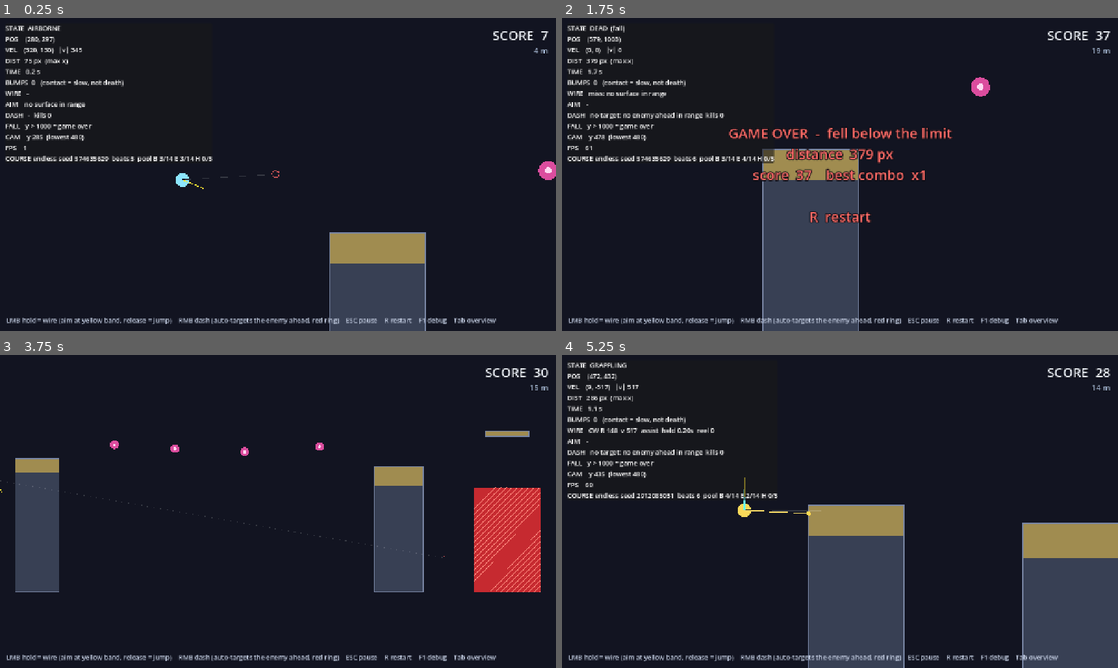
Above: before the commit, frames 1-4 (two rows, left to right).
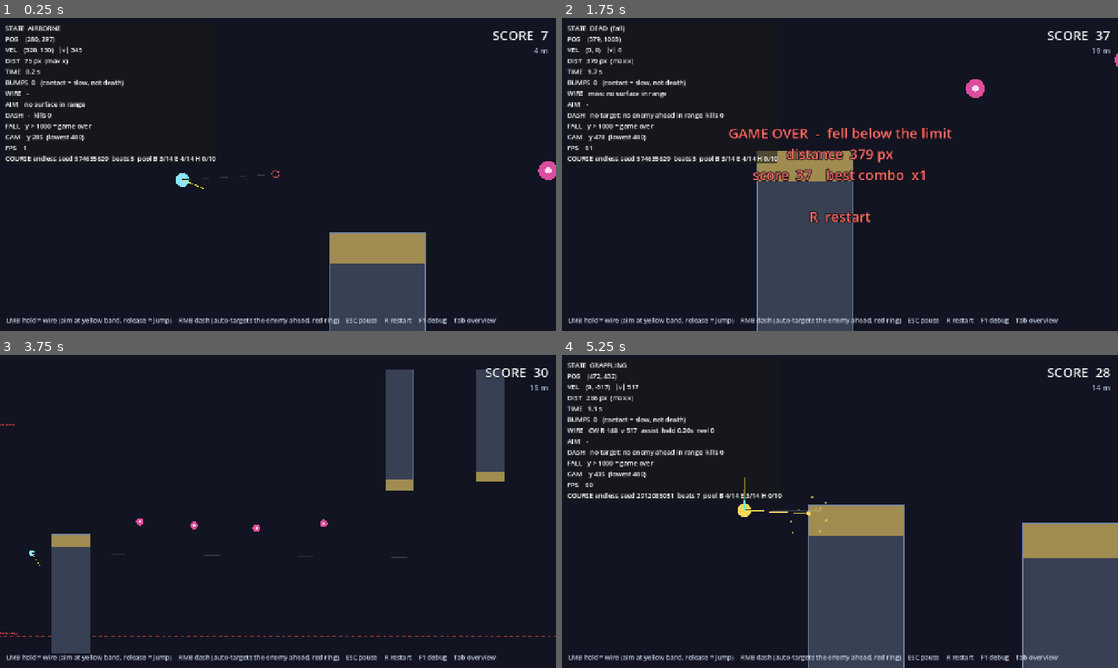
Above: after the commit, the same moments.

Repository: Taegrim/ProjectSlash
Game: Godot game, scene res://scenes/endless.tscn
The game is run twice, just before and just after one commit, with the same random seed, the same clock (stepped at 60 frames per second) and the same inputs.
Inputs (mouse positions are in pixels of both pictures, inside the frame that each line leads up to):
- Up to frame 1 (0.25 s): no input
- Up to frame 2 (1.75 s): tap Enter at 0.5 s; move the mouse to (962, 158) at 0.52 s; hold Right 0.53-1.28 s; hold Right mouse button (dash) 0.53-1.28 s; click (962, 158) at 0.8 s; move the mouse to (728, 190) at 1.27 s; hold Down from 1.28 s (still down); click (728, 190) at 1.35 s; right-click (728, 190) at 1.55 s
- Up to frame 3 (3.75 s): move the mouse to (333, 442) at 2.02 s; release Down at 2.03 s; hold Right 2.03-2.78 s; hold Right mouse button (dash) 2.03-2.78 s; click (333, 442) at 2.3 s; tap R (restart) at 2.75 s; move the mouse to (250, 574) at 2.77 s; hold Up 2.78-3.53 s; click (250, 574) at 2.85 s; right-click (250, 574) at 3.05 s; move the mouse to (444, 558) at 3.52 s; hold Left from 3.53 s (still down); hold Tab (toggle_overview) from 3.53 s (still down)
- Up to frame 4 (5.25 s): click (1006, 558) at 3.8 s; tap R (restart) at 4.15 s; move the mouse to (673, 464) at 4.27 s; release Tab (toggle_overview) at 4.28 s; right-click (673, 464) at 4.35 s; move the mouse to (867, 511) at 5.02 s; release Left at 5.03 s; press the mouse at (867, 511) at 5.03 s; hold Down from 5.03 s (still down)

The runs differ from the first frame. In frame 1, less than 0.1% of the frame differs, in the area x 32-39%, y 44-46%; in frame 2, 1.6%; in frame 3, 17%, in the area x 0-100%, y 4-96%; in frame 4, less than 0.1%.

Commit message:
feat: 위험 장애물·시각 효과·효과음과 천장·종유석 구조물
- 돌진 궤적, 베기 섬광·파편, 화면 흔들림, 히트스톱, 와이어 불꽃, 사망 파편 (노드 재사용)
- 합성 효과음 6종(와이어 연결·해제, 돌진, 베기, 사망, 콤보)과 생성 도구
- 새 위험 장애물: 지붕 가시, 위아래로 움직이는 기둥 (무한 코스 비트에 섞고 풀링)
- 천장(넘으면 게임 오버)과 천장에 매달린 종유석 구조물, 위로 돌진한 뒤 솟는 속도 제한
- 봇 통과 확인을 16시드로, 공중 구조물 아래 위험 구역 깊이 조정, 관련 테스트 추가

Diff:
--- a/resources/dash_tuning.gd
+++ b/resources/dash_tuning.gd
@@ -23,5 +23,8 @@
 ## 이 값 하나만 바꾸면 된다: 에디터에서 resources/default_dash.tres 를 열고 인스펙터의 Post Dash Velocity Policy 를
 ## Gradual Deceleration 으로 고르면 점진 감속(아래 post_dash_deceleration 사용)으로 돌아간다. 코드 수정 필요 없음
 @export var post_dash_velocity_policy: PostDashVelocityPolicy = PostDashVelocityPolicy.IMMEDIATE_CAP
+## 돌진이 끝날 때 위로 솟는 속도 상한 (px/s). 아래에서 위의 적을 베면 그 기세로 너무 높이 올라가던 문제
+## (v0.2-3 리뷰: "아래서 위로 돌진할 때 너무 높이 올라감") — 체공 전체 상한(1100)만으로는 위로 900 넘게 남았다
+@export var max_exit_up_speed: float = 300.0
 ## 점진 감속(GRADUAL_DECELERATION)일 때만 쓰는 감속도 (px/s²) — PostDashDeceleration
 @export var post_dash_deceleration: float = 2400.0
--- a/scripts/course_base.gd
+++ b/scripts/course_base.gd
@@ -12,6 +12,11 @@
 ## 하단 사망 판정선 (월드 Y)
 func get_fall_limit_y() -> float:
 	return 1000.0
+
+
+## 천장 (월드 Y). 이보다 위로 올라가면 게임 오버. 없으면 -INF (고정 테스트 코스)
+func get_ceiling_y() -> float:
+	return -INF
 
 
 ## 결승선 (월드 X). 없으면 INF (무한 코스)
--- a/scripts/dash_controller.gd
+++ b/scripts/dash_controller.gd
@@ -154,6 +154,7 @@
 	_restore_mask()
 	target = null
 	player.velocity = exit_velocity
+	player.velocity.y = maxf(player.velocity.y, -tuning.max_exit_up_speed)  # 위로 솟는 기세 제한
 	if player.state == PlayerController.State.DASHING:
 		player.set_state(PlayerController.State.AIRBORNE)
 	# 돌진 종료 후 속도 정책 (§7.3): A안 즉시 상한 / B안 짧은 시간에 걸쳐 감속
--- a/scripts/endless_course.gd
+++ b/scripts/endless_course.gd
@@ -21,11 +21,14 @@
 ## 풀에 둔 물체를 치워 두는 곳
 const PARKING := Vector2(-100000, -100000)
 const FALL_LINE_COLOR := Color(1.0, 0.3, 0.3, 0.8)
-## 공중 구조물 밑면에서 위험 구역 윗면까지 최소 거리 = 최대 스윙 반지름 220 + 플레이어 반지름·여유 40
-const SAFE_SWING_DEPTH := 260.0
+## 공중 구조물 밑면에서 위험 구역 윗면까지 최소 거리. 멀리서(약 380px) 걸면 로프를 다 감기 전에 원이 그만큼 깊이 내려가므로
+## 최대 스윙 반지름(220)이 아니라 걸 수 있는 거리 + 여유로 잡는다 (v0.2-3 2차: 260 이면 먼 연결에서 위험 구역에 닿음)
+const SAFE_SWING_DEPTH := 400.0
 
 @export var spawn := Vector2(200, 280)
 @export var fall_limit_y := 1000.0
+## 천장 (월드 Y): 이보다 위로 올라가면 게임 오버. 종유석 구조물이 여기에 매달린다 (v0.2-3 리뷰)
+@export var ceiling_y := -220.0
 ## 0 이면 실행마다 무작위 (디버그 표시의 COURSE 줄에 실제 시드가 나온다)
 @export var seed := 0
 @export_group("배치 규칙")
@@ -35,8 +38,18 @@
 @export_range(0.0, 1.0) var switch_chance := 0.7
 ## 건물 비트가 '위험 구역 위 공중 구조물'일 확률
 @export_range(0.0, 1.0) var aerial_chance := 0.25
+## 건물 비트가 '천장에 매달린 종유석 구조물'일 확률 (높이 날 때 걸 곳, 밑에서 걸어 반시계로 돈다)
+@export_range(0.0, 1.0) var hanging_chance := 0.3
+## 바로 앞이 적 비트일 때의 종유석 확률 — 돌진 뒤에는 높이 떠 있어 솟은 건물에 걸기 어렵다
+@export_range(0.0, 1.0) var hanging_after_enemy_chance := 0.6
 ## 적 비트에 적이 2명 나올 확률
 @export_range(0.0, 1.0) var double_enemy_chance := 0.4
+## 솟은 건물 지붕에 가시가 깔릴 확률 (그 지붕에 내려앉으면 사망, v0.2-3)
+@export_range(0.0, 1.0) var roof_spike_chance := 0.2
+## 솟은 건물 앞 틈에 위아래로 움직이는 위험 기둥이 설 확률 (v0.2-3)
+@export_range(0.0, 1.0) var gap_pillar_chance := 0.2
+## 새 위험 장애물은 이만큼의 비트가 지난 뒤부터 (처음엔 익숙해질 시간)
+@export var hazard_free_beats := 4
 @export_group("풀")
 ## 플레이어 앞쪽으로 미리 만들어 두는 거리 (px)
 @export var look_ahead := 2600.0
@@ -44,7 +57,7 @@
 @export var recycle_behind := 1000.0
 @export var building_pool := 14
 @export var enemy_pool := 14
-@export var hazard_pool := 5
+@export var hazard_pool := 10
 
 var rng := RandomNumberGenerator.new()
 ## 만든 비트 종류 기록 ("B" 건물, "E" 적) — 테스트·디버그용
@@ -94,6 +107,10 @@
 	return fall_limit_y
 
 
+func get_ceiling_y() -> float:
+	return ceiling_y
+
+
 func get_buildings() -> Array[Building]:
 	var result: Array[Building] = []
 	for node in _active:
@@ -148,7 +165,10 @@
 		# 공중 구조물(+위험 구역)은 솟은 건물 바로 뒤에만: 건물에서 위로 튀어 오른 높이로 들어가야 걸 수 있다.
 		# 적 뒤에 두면 아래쪽 적을 벤 돌진이 플레이어를 아래로 보내 위험 구역에 바로 떨어진다 (봇 탐색에서 확인)
 		var after_rising := _run_kind == "B" and not _last_aerial and history.size() > 1
-		if after_rising and rng.randf() < aerial_chance:
+		var hang_chance := hanging_after_enemy_chance if _run_kind == "E" else hanging_chance
+		if history.size() > 1 and rng.randf() < hang_chance:
+			_hanging_beat()
+		elif after_rising and rng.randf() < aerial_chance:
 			_aerial_beat()
 		else:
 			_building_beat()
@@ -173,12 +193,45 @@
 
 ## 솟은 건물: 직전 높이 근처의 지붕, 공중에서 닿을 만한 간격
 func _building_beat() -> void:
-	var x := _cursor_x + rng.randf_range(260.0, 380.0)
+	var gap := rng.randf_range(260.0, 380.0)
+	var x := _cursor_x + gap
 	var roof := clampf(_lane_y + rng.randf_range(-90.0, 70.0), 300.0, 470.0)
 	var width := rng.randf_range(200.0, 260.0)
 	_place_building(Vector2(x, roof), width, rng.randf_range(70.0, 120.0))
+	var hazards_allowed := history.size() >= hazard_free_beats
+	if hazards_allowed and rng.randf() < gap_pillar_chance:
+		# 틈의 위험 기둥: 꼭대기가 띠 아래(지붕 +120 ~ +280)에서 오르내린다 — 띠에 걸고 넘어가면 닿지 않는 높이
+		var pillar: Hazard = _take("H")
+		pillar.size = Vector2(40.0, 700.0)
+		pillar.position = Vector2(x - gap * 0.5 - 20.0, roof + 200.0)
+		pillar.set_pooled(true)
+		pillar.start_bob(80.0, rng.randf_range(1.8, 2.8), rng.randf_range(0.0, 2.0))
+		_active.append(pillar)
+	if hazards_allowed and rng.randf() < roof_spike_chance:
+		# 지붕 가시: 왼쪽 30px 는 비워 둔다 (벽 띠를 노리는 조준선을 가리지 않게)
+		var spikes: Hazard = _take("H")
+		spikes.style = 1
+		spikes.size = Vector2(width - 40.0, 14.0)
+		spikes.position = Vector2(x + 30.0, roof - 14.0)
+		spikes.set_pooled(true)
+		_active.append(spikes)
 	_cursor_x = x + width
 	_lane_y = roof
+	_last_aerial = false
+
+
+## 천장에 매달린 종유석 구조물: 밑쪽 60px 만 띠. 밑에서 걸어 반시계로 돌며 넘는다 (돌진 뒤 높이 떠 있을 때 걸 곳)
+func _hanging_beat() -> void:
+	var x := _cursor_x + rng.randf_range(240.0, 360.0)
+	var bottom := clampf(_lane_y - rng.randf_range(150.0, 250.0), 40.0, 260.0)
+	var width := rng.randf_range(120.0, 180.0)
+	var top := ceiling_y - 300.0  # 천장 위 화면 밖까지 이어지게
+	var hanging := _place_building(Vector2(x, top), width, 60.0, true)
+	hanging.size = Vector2(width, bottom - top)
+	hanging.attach_band_top = hanging.size.y - 60.0
+	hanging.attach_band_depth = 60.0
+	_cursor_x = x + width
+	_lane_y = clampf(bottom + 180.0, 300.0, 470.0)
 	_last_aerial = false
 
 
@@ -188,7 +241,7 @@
 	var y := clampf(_lane_y - rng.randf_range(120.0, 200.0), 160.0, 300.0)
 	_place_building(Vector2(x, y), 220.0, 30.0, true)
 	# 위험 구역 윗면은 '밑면 + 최대 스윙 반지름 + 여유' 아래: 제대로 건 진자는 위험 구역에 닿지 않는다
-	var hazard_top := clampf(y + 30.0 + SAFE_SWING_DEPTH, 560.0, 780.0)
+	var hazard_top := clampf(y + 30.0 + SAFE_SWING_DEPTH, 560.0, 820.0)
 	var hazard: Hazard = _take("H")
 	hazard.position = Vector2(x - 60.0, hazard_top)
 	hazard.size = Vector2(340.0, GROUND_Y - hazard_top)
@@ -273,5 +326,8 @@
 
 func _draw() -> void:
 	draw_dashed_line(Vector2(-400.0, fall_limit_y), Vector2(_cursor_x + 400.0, fall_limit_y), FALL_LINE_COLOR, 3.0, 18.0)
+	draw_dashed_line(Vector2(-400.0, ceiling_y), Vector2(_cursor_x + 400.0, ceiling_y), FALL_LINE_COLOR, 3.0, 18.0)
+	draw_string(ThemeDB.fallback_font, Vector2(spawn.x, ceiling_y + 22), "CEILING (game over above)",
+			HORIZONTAL_ALIGNMENT_LEFT, -1, 16, FALL_LINE_COLOR)
 	draw_string(ThemeDB.fallback_font, Vector2(spawn.x, fall_limit_y - 10), "FALL LIMIT (game over below)",
 			HORIZONTAL_ALIGNMENT_LEFT, -1, 16, FALL_LINE_COLOR)
--- /dev/null
+++ b/scripts/fx.gd
@@ -0,0 +1,173 @@
+## 시각 효과 (v0.2-3) — 돌진 궤적, 베기 파편·섬광, 와이어 연결 불꽃, 사망 터짐, 화면 흔들림, 히트스톱.
+## 오브젝트 풀링: 파티클·궤적 노드를 시작할 때 미리 만들어 두고 돌려 쓴다 (플레이 중 생성·삭제 없음).
+## 파티클은 CPUParticles2D (Compatibility·웹에서 확실히 동작).
+## 히트스톱(벨 때 아주 잠깐 느려짐)은 화면 연출이라 헤드리스 실행(테스트·검증)에서는 하지 않는다 — 프레임 수로 재는 테스트가 흔들리지 않게.
+class_name FX
+extends Node2D
+
+const SLASH_COLOR := Color(1.0, 0.55, 0.75)
+const TRAIL_COLOR := Color(1.0, 0.6, 0.4)
+const SPARK_COLOR := Color(1.0, 0.85, 0.35)
+const DEATH_COLOR := Color(0.55, 0.9, 1.0)
+const BURSTS := 8
+const TRAILS := 3
+
+@export var hit_stop_seconds := 0.06
+@export var hit_stop_scale := 0.05
+@export var slash_shake := 7.0
+@export var death_shake := 14.0
+@export var trail_fade := 0.35
+
+var _player: PlayerController
+var _camera: Camera2D
+var _bursts: Array[CPUParticles2D] = []
+var _next_burst := 0
+var _trails: Array[Line2D] = []
+var _next_trail := 0
+var _active_trail: Line2D
+var _slash_lines: Array[Line2D] = []
+var _shake_time := 0.0
+var _shake_total := 0.0
+var _shake_strength := 0.0
+
+
+func _ready() -> void:
+	for i in BURSTS:
+		var burst := CPUParticles2D.new()
+		burst.emitting = false
+		burst.one_shot = true
+		burst.explosiveness = 1.0
+		burst.lifetime = 0.5
+		burst.local_coords = false
+		burst.gravity = Vector2(0, 700)
+		burst.scale_amount_min = 3.0
+		burst.scale_amount_max = 6.0
+		var fade := Gradient.new()
+		fade.set_color(0, Color.WHITE)
+		fade.set_color(1, Color(1, 1, 1, 0))
+		burst.color_ramp = fade
+		add_child(burst)
+		_bursts.append(burst)
+	for i in TRAILS:
+		var trail := Line2D.new()
+		trail.width = 12.0
+		trail.default_color = TRAIL_COLOR
+		trail.begin_cap_mode = Line2D.LINE_CAP_ROUND
+		trail.end_cap_mode = Line2D.LINE_CAP_ROUND
+		var taper := Curve.new()
+		taper.add_point(Vector2(0, 0.2))
+		taper.add_point(Vector2(1, 1))
+		trail.width_curve = taper
+		trail.visible = false
+		add_child(trail)
+		_trails.append(trail)
+		var cut := Line2D.new()  # 적을 가르는 섬광 선
+		cut.width = 5.0
+		cut.default_color = Color.WHITE
+		cut.visible = false
+		add_child(cut)
+		_slash_lines.append(cut)
+
+
+func setup(player: PlayerController, camera: Camera2D) -> void:
+	_player = player
+	_camera = camera
+	player.dash.dash_started.connect(_on_dash_started)
+	player.dash.dash_hit.connect(_on_dash_hit)
+	player.dash.dash_ended.connect(_on_dash_ended)
+	player.grapple.attached.connect(func(anchor: Vector2, _b: Building) -> void: burst(anchor, SPARK_COLOR, 10, 260.0))
+	player.died.connect(func(_reason: String) -> void:
+		burst(player.global_position, DEATH_COLOR, 40, 520.0)
+		shake(death_shake, 0.35))
+
+
+func _physics_process(_delta: float) -> void:
+	if _active_trail and _player.state == PlayerController.State.DASHING:
+		_active_trail.add_point(_player.global_position)
+
+
+func _process(delta: float) -> void:
+	if _camera == null:
+		return
+	if _shake_time > 0.0:
+		_shake_time -= delta
+		var k := maxf(_shake_time / _shake_total, 0.0)
+		_camera.offset = Vector2(randf_range(-1, 1), randf_range(-1, 1)) * _shake_strength * k
+	elif _camera.offset != Vector2.ZERO:
+		_camera.offset = Vector2.ZERO
+
+
+## 파편 터짐. direction 이 있으면 그 방향으로 몰아서 튄다
+func burst(at: Vector2, color: Color, amount: int, speed: float, direction := Vector2.ZERO) -> void:
+	var particles := _bursts[_next_burst]
+	_next_burst = (_next_burst + 1) % _bursts.size()
+	particles.global_position = at
+	particles.amount = amount
+	particles.color = color
+	particles.initial_velocity_min = speed * 0.45
+	particles.initial_velocity_max = speed
+	particles.direction = direction if direction != Vector2.ZERO else Vector2.UP
+	particles.spread = 60.0 if direction != Vector2.ZERO else 180.0
+	particles.restart()
+
+
+func shake(strength: float, seconds: float) -> void:
+	_shake_strength = maxf(strength, _shake_strength if _shake_time > 0.0 else 0.0)
+	_shake_time = seconds
+	_shake_total = seconds
+
+
+func _on_dash_started(_enemy: Enemy) -> void:
+	_active_trail = _trails[_next_trail]
+	_next_trail = (_next_trail + 1) % _trails.size()
+	_kill_fade(_active_trail)
+	_active_trail.clear_points()
+	_active_trail.add_point(_player.global_position)
+	_active_trail.modulate = Color.WHITE
+	_active_trail.visible = true
+
+
+func _on_dash_hit(enemy: Enemy) -> void:
+	var direction := _player.dash.direction
+	burst(enemy.global_position, SLASH_COLOR, 26, 520.0, direction)
+	burst(enemy.global_position, Color.WHITE, 10, 300.0)
+	var cut := _slash_lines[_next_trail % _slash_lines.size()]
+	var across := direction.orthogonal() * (enemy.radius + 18.0)
+	cut.points = PackedVector2Array([enemy.global_position - across - direction * 10.0,
+			enemy.global_position + across + direction * 10.0])
+	_fade(cut, 0.22)
+	shake(slash_shake, 0.15)
+	_hit_stop()
+
+
+func _on_dash_ended(_reason: String) -> void:
+	if _active_trail:
+		_fade(_active_trail, trail_fade)
+		_active_trail = null
+
+
+func _fade(line: Line2D, seconds: float) -> void:
+	_kill_fade(line)
+	line.visible = true
+	line.modulate = Color.WHITE
+	var tween := create_tween()
+	tween.tween_property(line, "modulate:a", 0.0, seconds)
+	tween.tween_callback(func() -> void:
+		line.visible = false
+		line.clear_points())
+	line.set_meta("tween", tween)
+
+
+## 진행 중인 사라짐 연출을 멈춘다 (get_meta 는 기본값이 null 이면 키가 없을 때 오류를 내므로 has_meta 로 확인)
+func _kill_fade(line: Line2D) -> void:
+	if line.has_meta("tween"):
+		var tween: Tween = line.get_meta("tween")
+		if tween and tween.is_valid():
+			tween.kill()
+
+
+func _hit_stop() -> void:
+	if hit_stop_seconds <= 0.0 or DisplayServer.get_name() == "headless":
+		return
+	Engine.time_scale = hit_stop_scale
+	get_tree().create_timer(hit_stop_seconds, true, false, true).timeout.connect(func() -> void: Engine.time_scale = 1.0)
--- a/scripts/game_flow.gd
+++ b/scripts/game_flow.gd
@@ -23,6 +23,9 @@
 var elapsed := 0.0
 ## 점수·콤보 (v0.2-2)
 var score: ScoreKeeper
+## 시각 효과·효과음 (v0.2-3)
+var fx: FX
+var sfx: SFX
 
 
 func _ready() -> void:
@@ -46,6 +49,14 @@
 	score.process_mode = Node.PROCESS_MODE_PAUSABLE  # 일시정지 중에는 콤보 시간도 멈춘다
 	add_child(score)
 	score.setup(player, load("res://resources/default_score.tres"))
+	Engine.time_scale = 1.0  # 히트스톱 도중 재시작돼도 원래 속도로
+	fx = FX.new()
+	fx.process_mode = Node.PROCESS_MODE_PAUSABLE
+	add_child(fx)
+	fx.setup(player, camera)
+	sfx = SFX.new()
+	add_child(sfx)
+	sfx.setup(player, score)
 	WebSelfTest.attach_if_requested(self)  # 개발용: 웹 빌드를 ?selftest 로 열 때만 (tools/web_build.py --check)
 
 
@@ -58,6 +69,8 @@
 	course.update_course(player.global_position.x)
 	if player.global_position.y > course.get_fall_limit_y():
 		player.die("fall")
+	elif player.global_position.y < course.get_ceiling_y():
+		player.die("ceiling")
 	elif player.global_position.x >= course.get_finish_x():
 		_finish()
 
@@ -91,6 +104,7 @@
 ## 즉시 재시작 — 씬을 다시 불러와 모든 상태를 초기화한다. 게임 오버가 아니어도 동작한다.
 func restart() -> void:
 	get_tree().paused = false
+	Engine.time_scale = 1.0
 	get_tree().reload_current_scene()
 
 
--- a/scripts/game_ui.gd
+++ b/scripts/game_ui.gd
@@ -6,6 +6,7 @@
 const DEATH_TEXT := {
 	"fall": "fell below the limit",
 	"hazard": "hit a hazard",
+	"ceiling": "flew above the ceiling",
 }
 
 ## 점수·콤보 HUD 위치 (사용자 시안 선택 전 임시: 우측). 개발용으로 환경 변수 HUD_LAYOUT=right|left|top|bottom 이 우선
--- a/scripts/hazard.gd
+++ b/scripts/hazard.gd
@@ -15,12 +15,23 @@
 		size = value.max(Vector2(10, 10))
 		_sync_collider()
 		queue_redraw()
+## 모양: 0 = 사선 줄무늬 덩어리, 1 = 가시 (지붕 위 가시, v0.2-3)
+@export_enum("Block", "Spikes") var style := 0:
+	set(value):
+		style = value
+		queue_redraw()
+## 위아래로 움직이는 폭 (px). 0 이면 고정 (v0.2-3 움직이는 위험 기둥)
+@export var bob_amplitude := 0.0
+## 한 번 오르내리는 시간 (s)
+@export var bob_period := 2.4
 @export var debug_label := "":
 	set(value):
 		debug_label = value
 		queue_redraw()
 
 var _collider: CollisionShape2D
+var _base_y := 0.0
+var _bob_time := 0.0
 
 
 func _ready() -> void:
@@ -33,8 +44,26 @@
 	body_entered.connect(_on_body_entered)
 
 
+## 위아래 움직임 시작 (현재 위치가 가운데). phase 는 시작 시점 (s)
+func start_bob(amplitude: float, period: float, phase := 0.0) -> void:
+	bob_amplitude = amplitude
+	bob_period = period
+	_base_y = position.y
+	_bob_time = phase
+
+
+func _physics_process(delta: float) -> void:
+	if bob_amplitude <= 0.0 or not visible or Engine.is_editor_hint():
+		return
+	_bob_time += delta
+	position.y = _base_y + sin(_bob_time * TAU / bob_period) * bob_amplitude
+
+
 ## 오브젝트 풀 (무한 코스): 끄면 숨기고 감지를 멈춘다
 func set_pooled(active: bool) -> void:
+	if not active:
+		bob_amplitude = 0.0
+		style = 0
 	visible = active
 	set_deferred("monitoring", active)
 
@@ -56,6 +85,15 @@
 
 
 func _draw() -> void:
+	if style == 1:  # 가시: 아래 띠 + 삼각형 줄
+		draw_rect(Rect2(0, size.y * 0.55, size.x, size.y * 0.45), FILL_COLOR)
+		var spike := 14.0
+		var x := 0.0
+		while x + spike <= size.x + 0.5:
+			draw_colored_polygon(PackedVector2Array([Vector2(x, size.y), Vector2(x + spike / 2.0, 0), Vector2(x + spike, size.y)]),
+					STRIPE_COLOR)
+			x += spike
+		return
 	draw_rect(Rect2(Vector2.ZERO, size), FILL_COLOR)
 	var step := 28.0
 	var x := 0.0
--- a/scripts/score_hud.gd
+++ b/scripts/score_hud.gd
@@ -104,7 +104,9 @@
 func _pulse_combo() -> void:
 	if _pulse:
 		_pulse.kill()
-	_combo_label.pivot_offset = _combo_label.size / 2.0
+	# 오른쪽 배치는 화면 끝에 붙어 있으므로 오른쪽 끝을 기준으로 커져야 잘리지 않는다
+	var pivot_x := _combo_label.size.x if layout == Layout.RIGHT else (0.0 if layout == Layout.LEFT else _combo_label.size.x / 2.0)
+	_combo_label.pivot_offset = Vector2(pivot_x, _combo_label.size.y / 2.0)
 	_combo_label.scale = Vector2(1.35, 1.35)
 	_pulse = create_tween()
 	_pulse.tween_property(_combo_label, "scale", Vector2.ONE, 0.25).set_trans(Tween.TRANS_BACK).set_ease(Tween.EASE_OUT)
--- /dev/null
+++ b/scripts/sfx.gd
@@ -0,0 +1,64 @@
+## 효과음 (v0.2-3) — 와이어 연결·해제, 돌진, 베기, 사망, 콤보 상승.
+## 소리는 assets/sfx/<이름>.wav (tools/make_sfx.py 로 만든 임시음 — 같은 이름으로 덮어쓰면 실제 소리로 바뀐다).
+## 오브젝트 풀링: AudioStreamPlayer 를 시작할 때 몇 개 만들어 두고 돌려 쓴다 (플레이 중 생성·삭제 없음).
+## 웹 브라우저는 첫 클릭 전에는 소리를 막는다 — 이 게임은 클릭으로 시작하므로 문제 없다.
+## 헤드리스 실행(테스트·검증)에서는 실제로 재생하지 않고 기록만 한다: 가짜 오디오 장치는 재생을 끝내지 않아
+## 종료할 때 '리소스가 아직 쓰이는 중' 오류가 난다 (v0.2-3 에서 확인).
+class_name SFX
+extends Node
+
+const NAMES := ["wire_attach", "wire_release", "dash", "slash", "death", "combo"]
+const PLAYERS := 8
+
+## 전체 효과음 크기 (dB)
+@export var volume_db := -4.0
+
+## 마지막으로 요청된 소리와 요청 횟수 (테스트용)
+var last_played := ""
+var played := {}
+
+var _streams := {}
+var _silent := false
+var _players: Array[AudioStreamPlayer] = []
+var _next := 0
+
+
+func _ready() -> void:
+	_silent = DisplayServer.get_name() == "headless"
+	for sound in NAMES:
+		var path := "res://assets/sfx/%s.wav" % sound
+		if ResourceLoader.exists(path):
+			_streams[sound] = load(path)
+	for i in PLAYERS:
+		var player := AudioStreamPlayer.new()
+		add_child(player)
+		_players.append(player)
+
+
+func setup(player: PlayerController, score: ScoreKeeper) -> void:
+	player.grapple.attached.connect(func(_anchor: Vector2, _building: Building) -> void: play("wire_attach"))
+	player.grapple.released.connect(func(boosted: bool) -> void:
+		if boosted:
+			play("wire_release"))
+	player.dash.dash_started.connect(func(_enemy: Enemy) -> void: play("dash"))
+	player.dash.dash_hit.connect(func(_enemy: Enemy) -> void: play("slash", randf_range(0.95, 1.08)))
+	player.died.connect(func(_reason: String) -> void: play("death"))
+	score.combo_changed.connect(func(combo: int) -> void:
+		if combo >= 2:
+			play("combo", minf(1.0 + 0.06 * (combo - 2), 1.8), -6.0))
+
+
+## 이름으로 재생. pitch 는 재생 속도 (1 = 원음)
+func play(sound: String, pitch := 1.0, extra_db := 0.0) -> void:
+	if not _streams.has(sound):
+		return
+	last_played = sound
+	played[sound] = played.get(sound, 0) + 1
+	if _silent:
+		return
+	var player := _players[_next]
+	_next = (_next + 1) % _players.size()
+	player.stream = _streams[sound]
+	player.pitch_scale = pitch
+	player.volume_db = volume_db + extra_db
+	player.play()
--- /dev/null
+++ b/tests/test_v02_ceiling.gd
@@ -0,0 +1,68 @@
+## v0.2-3 2차 — 천장(넘으면 게임 오버), 천장에 매달린 종유석 구조물, 위로 돌진한 뒤 솟는 기세 제한.
+extends "res://tests/test_case.gd"
+
+const ENDLESS_SCENE := preload("res://scenes/endless.tscn")
+const ENDLESS_SCRIPT := preload("res://scripts/endless_course.gd")
+const PLAYER_SCENE := preload("res://scenes/player.tscn")
+const ENEMY_SCENE := preload("res://scenes/enemy.tscn")
+const DEFAULT_MOVEMENT := preload("res://resources/default_movement.tres")
+
+
+func test_flying_above_ceiling_is_game_over() -> void:
+	var main := add_node(ENDLESS_SCENE.instantiate())
+	await physics_frames(2)
+	var course: EndlessCourse = main.get_node("Course")
+	var player: PlayerController = main.get_node("Player")
+	check(course.get_ceiling_y() < 0.0, "무한 코스에는 천장이 있음 (y %.0f)" % course.get_ceiling_y())
+	player.global_position = Vector2(player.global_position.x, course.get_ceiling_y() - 10.0)
+	await physics_frames(2)
+	check(main.game_over and main.game_over_reason == "ceiling", "천장 위로 올라가면 게임 오버 (%s)" % main.game_over_reason)
+
+
+func test_hanging_structures_hang_from_ceiling_with_band_at_bottom() -> void:
+	var course: EndlessCourse = ENDLESS_SCRIPT.new()
+	course.seed = 777
+	add_node(course)
+	var hanging := 0
+	var after_enemy := 0
+	var seen := {}
+	for step in 300:
+		course.update_course(step * 200.0)
+		for building in course.get_buildings():
+			var key := building.get_instance_id() * 1000 + building.serial
+			if seen.has(key) or not building.aerial or building.get_rect().position.y > course.ceiling_y:
+				continue
+			seen[key] = true
+			hanging += 1
+			var band := building.get_attach_rect()
+			check(is_equal_approx(band.end.y, building.get_rect().end.y) and band.size.y <= 60.5, "띠는 밑쪽 60px")
+			check(building.get_rect().end.y >= 40.0 and building.get_rect().end.y <= 260.0, "밑면 높이 40~260")
+	var history := course.history
+	for i in range(1, history.size()):
+		if history[i] == "B" and history[i - 1] == "E":
+			after_enemy += 1
+	check(hanging > 10, "종유석 구조물이 충분히 나옴 (%d 개)" % hanging)
+	print("    종유석 %d 개 (적 뒤 건물 비트 %d 번 중)" % [hanging, after_enemy])
+
+
+func test_upward_dash_does_not_launch_too_high() -> void:
+	var player: PlayerController = PLAYER_SCENE.instantiate()
+	player.movement = DEFAULT_MOVEMENT.duplicate()
+	player.position = Vector2(400000, 500)
+	add_node(player)
+	var enemy: Enemy = ENEMY_SCENE.instantiate()
+	enemy.position = Vector2(400150, 150)  # 오른쪽 위로 가파르게
+	add_node(enemy)
+	await physics_frames(2)
+	player.dash.request_dash()
+	check_eq(player.get_state_name(), "DASHING", "위쪽 적으로 돌진 (%s)" % player.dash.last_request)
+	while player.state == PlayerController.State.DASHING:
+		await physics_frames(1)
+	check(player.velocity.y >= -player.dash_tuning.max_exit_up_speed - 0.5,
+			"돌진이 끝날 때 위로 솟는 속도 ≤ %.0f (vy %.0f)" % [player.dash_tuning.max_exit_up_speed, player.velocity.y])
+	var top := player.global_position.y
+	for _i in 60:
+		await physics_frames(1)
+		top = minf(top, player.global_position.y)
+	var end_y := enemy.global_position.y - player.dash_tuning.dash_end_offset
+	check(top > end_y - 150.0, "돌진 끝에서 150px 넘게 더 솟지 않음 (최고 y %.0f)" % top)
--- a/tests/test_v02_endless.gd
+++ b/tests/test_v02_endless.gd
@@ -3,8 +3,9 @@
 
 const ENDLESS_SCENE := preload("res://scenes/endless.tscn")
 const ENDLESS_SCRIPT := preload("res://scripts/endless_course.gd")
-## 봇 통과 가능성 확인에 쓰는 시드들과 시드당 최대 시간 (프레임)
-const BOT_SEEDS := [11, 22, 33, 44, 55, 66, 77, 88]
+## 봇 통과 가능성 확인에 쓰는 시드들과 시드당 최대 시간 (프레임).
+## v0.2-3 에서 8개 → 16개: 8개로는 운에 따라 결과가 크게 흔들렸다 (위험 장애물 추가 후 같은 설정이 4/8 ~ 14/16)
+const BOT_SEEDS := [101, 102, 103, 104, 105, 106, 107, 108, 109, 110, 111, 112, 113, 114, 115, 116]
 const BOT_FRAMES := 3600
 
 
@@ -65,7 +66,7 @@
 			return "%.0f" % d)), median, deaths])
 	var long_runs := distances.filter(func(d: float) -> bool: return d > 8000.0).size()
 	check(median > 15000.0, "중앙값 15000px 넘게 진행 (%.0f)" % median)
-	check(long_runs >= 6, "8개 시드 중 6개 이상이 8000px 넘게 진행 (%d 개)" % long_runs)
+	check(long_runs >= 12, "16개 시드 중 12개 이상이 8000px 넘게 진행 (%d 개)" % long_runs)
 
 
 ## 자식 없이 코스만 (게임 흐름 없이 생성·회수만 확인)
--- /dev/null
+++ b/tests/test_v02_fx.gd
@@ -0,0 +1,50 @@
+## v0.2-3 — 시각 효과·효과음 연결, 새 위험 장애물(지붕 가시·움직이는 기둥)과 풀링.
+extends "res://tests/test_case.gd"
+
+const MAIN_SCENE := preload("res://scenes/main.tscn")
+const ENDLESS_SCRIPT := preload("res://scripts/endless_course.gd")
+
+
+func test_actions_trigger_sounds_and_effects() -> void:
+	var main := add_node(MAIN_SCENE.instantiate())
+	await physics_frames(2)
+	var player: PlayerController = main.get_node("Player")
+	var sfx: SFX = main.sfx
+	for sound in SFX.NAMES:
+		check(ResourceLoader.exists("res://assets/sfx/%s.wav" % sound), "효과음 파일 있음: %s" % sound)
+	player.grapple.request_attach(Vector2(626, 430))
+	await physics_frames(60)
+	player.grapple.request_attach(Vector2(626, 430))
+	check(sfx.played.get("wire_attach", 0) >= 1 or not player.grapple.is_attached, "와이어 연결 소리")
+	var nodes := Performance.get_monitor(Performance.OBJECT_NODE_COUNT)
+	player.dash.dash_started.emit(null)
+	player.dash.dash_hit.emit((main.get_node("TestCourse") as TestCourse).get_enemies()[0])
+	player.dash.dash_ended.emit("arrived")
+	await physics_frames(2)
+	check_eq(sfx.played.get("dash", 0), 1, "돌진 소리")
+	check_eq(sfx.played.get("slash", 0), 1, "베기 소리")
+	check_eq(Performance.get_monitor(Performance.OBJECT_NODE_COUNT), nodes, "효과는 미리 만든 노드를 다시 씀 (노드 수 그대로)")
+	player.die("fall")
+	check_eq(sfx.last_played, "death", "사망 소리")
+	check_eq(Engine.time_scale, 1.0, "헤드리스에서는 히트스톱 없음 (테스트 시간 흐름 유지)")
+
+
+func test_new_hazards_appear_and_are_pooled() -> void:
+	var course: EndlessCourse = ENDLESS_SCRIPT.new()
+	course.seed = 4242
+	add_node(course)
+	var spikes := 0
+	var pillars := 0
+	var seen := {}
+	for step in 300:
+		course.update_course(step * 200.0)
+		for hazard in course.get_hazards():
+			if hazard.visible and not seen.has(hazard.get_instance_id() * 100000 + int(hazard.position.x)):
+				seen[hazard.get_instance_id() * 100000 + int(hazard.position.x)] = true
+				if hazard.style == 1:
+					spikes += 1
+				elif hazard.bob_amplitude > 0.0:
+					pillars += 1
+	check(spikes > 3, "지붕 가시가 나옴 (%d)" % spikes)
+	check(pillars > 3, "움직이는 기둥이 나옴 (%d)" % pillars)
+	check_eq(course.pool_misses, 0, "위험 장애물 풀도 모자라지 않음")
Not shown, added: assets/sfx/combo.wav.import
Not shown, added: assets/sfx/dash.wav.import
Not shown, added: assets/sfx/death.wav.import
Not shown, added: assets/sfx/slash.wav.import
Not shown, added: assets/sfx/wire_attach.wav.import
Not shown, added: assets/sfx/wire_release.wav.import
Not shown, added: scripts/fx.gd.uid
Not shown, added: scripts/sfx.gd.uid
Not shown, added: tests/test_v02_ceiling.gd.uid
Not shown, added: tests/test_v02_fx.gd.uid
Not shown, added: assets/sfx/combo.wav
Not shown, added: assets/sfx/dash.wav
(and 5 more such lines)
